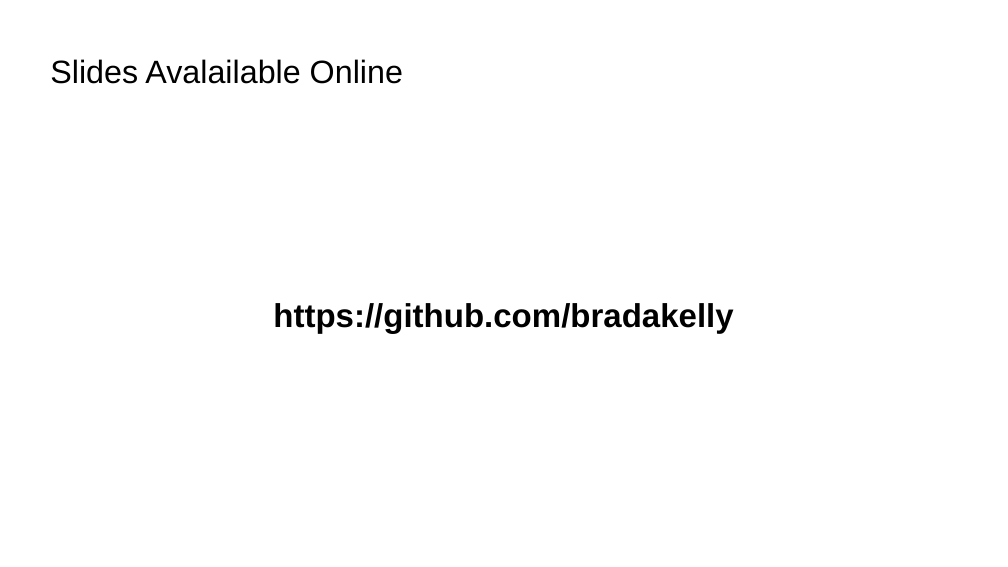
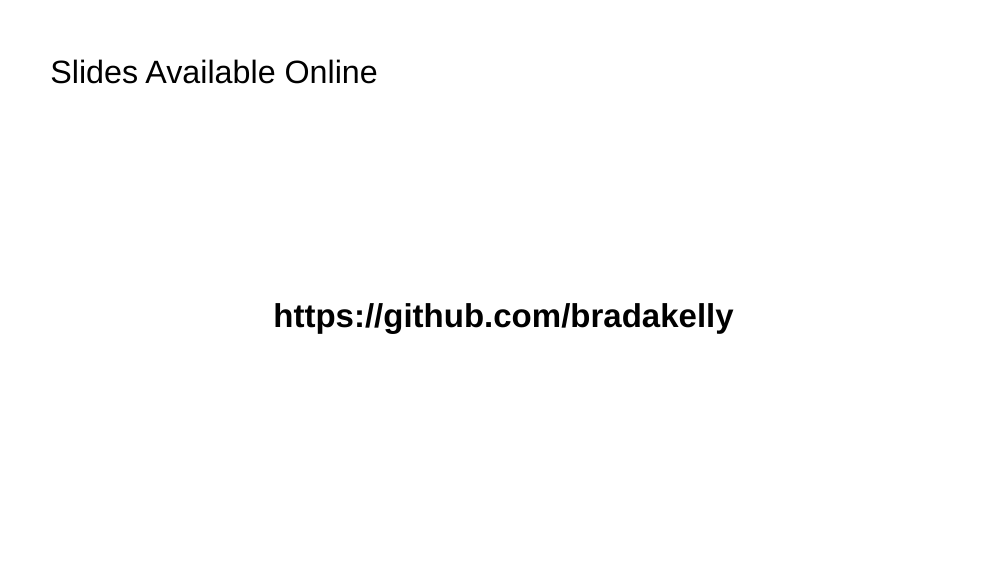
Before and after one commit to bradakelly/ArduinoDevelopmentWorkshop, a slide deck: slide 3 of CourseSlideshow.odp. Drawn at 1008x567 pixels with LibreOffice and Linux fonts; fonts in the diff are those of the drawing; background and template pictures are left out. Boxes give left, top, right and bottom in pixels: in the first picture for what was removed or moved away, otherwise in the second. Text is boxed around its words. In the diff, an @@ line names an element or a change of style, - is before the commit and + after.

Commit message:
Fixed title fonts

```diff
--- a/CourseSlideshow.odp
+++ b/CourseSlideshow.odp
@@ title at (x1=50, y1=59, x2=378, y2=84): text changed @@
-Slides Avalailable Online
+Slides Available Online
```
Also in this commit, not shown: 3 other slides changed.
